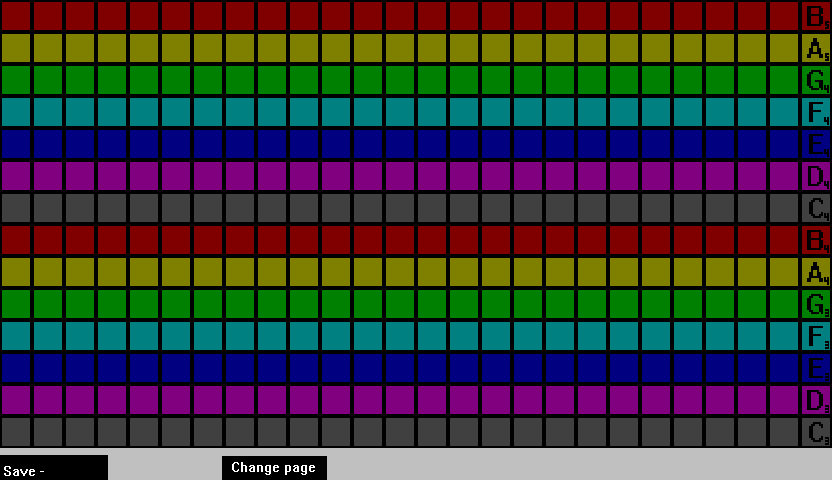
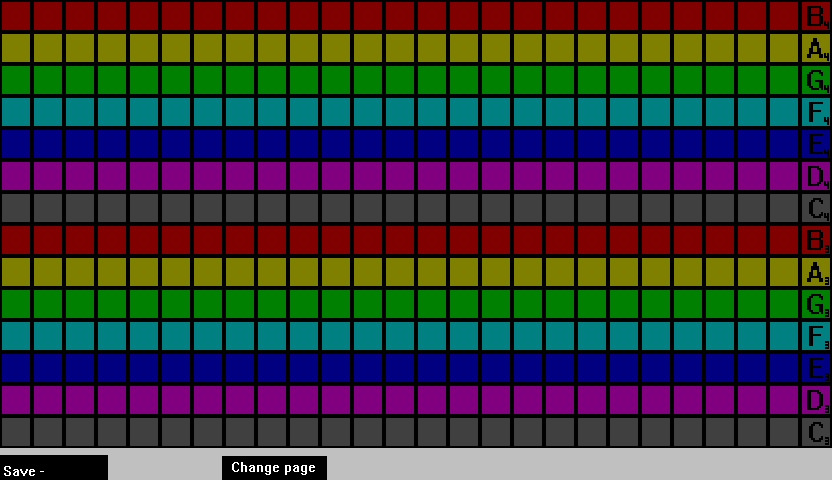
Layers edited between the first and the second (832, 480) image:
painted on "Pasted Layer" over [824, 21, 829, 285]
